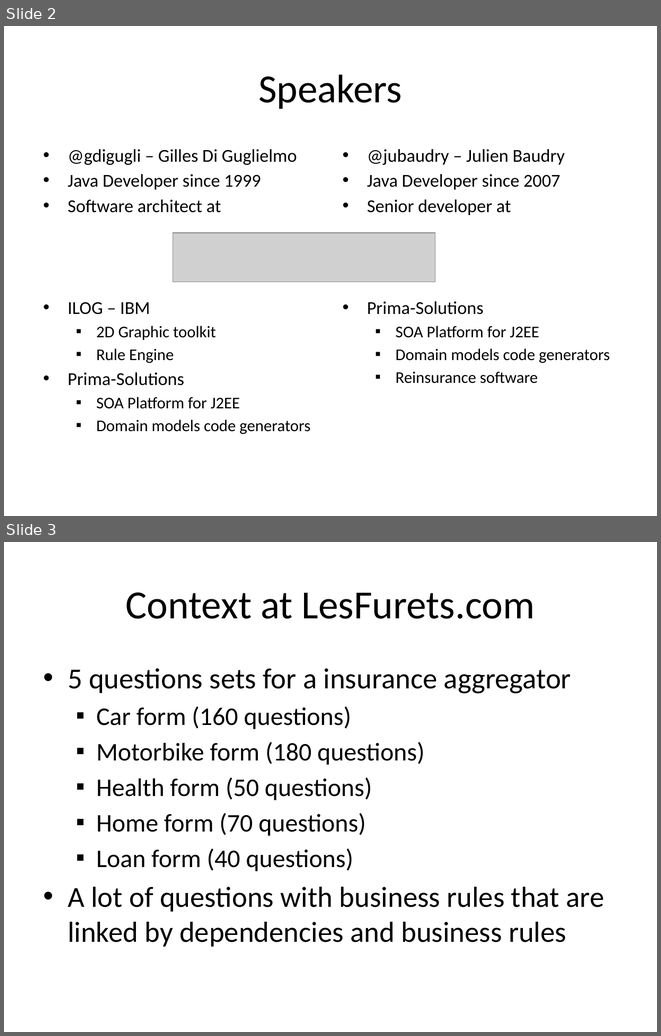
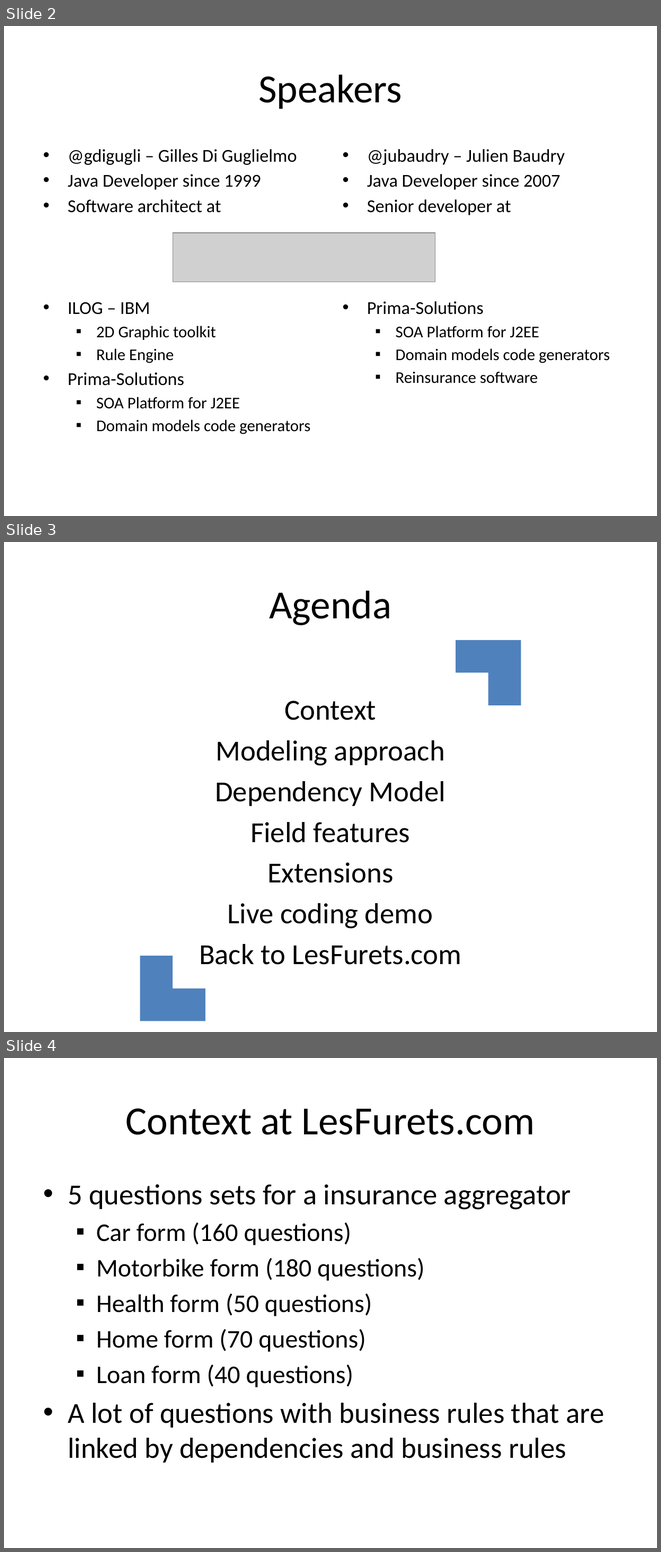
Before and after one commit to lesfurets/mdl4ui, a slide deck: mdl4ui-docs/mdl4ui_cg2013.pptx. Shown one above the other, each under a label of ours: slides 2 and 3 before the commit, slides 2, 3 and 4 after it. The pictures are 661x1036 and 661x1552 pixels, drawn with LibreOffice and Linux fonts; fonts in the diff are those of the drawing; grey boxes stand for pictures. Boxes give left, top, right and bottom in pixels: in the first picture for what was removed or moved away, otherwise in the second. Text is boxed around its words. In the diff, an @@ line names an element or a change of style, - is before the commit and + after.

```diff
--- a/mdl4ui-docs/mdl4ui_cg2013.pptx
+++ b/mdl4ui-docs/mdl4ui_cg2013.pptx
@@ slide 3 added at (4,542,657,1032), background #FFFFFF @@
@@ title added at (269,590,391,625), 44 pt, text #000000 @@
+Agenda
@@ corner added at (456,640,521,705), fill #4F81BD @@
@@ text added at (199,700,461,964), 32 pt, text #000000 @@
+Context
+Modeling approach
+Dependency Model
+Field features
+Extensions
+Live coding demo
+Back to LesFurets.com
@@ corner added at (140,955,205,1021), fill #4F81BD @@
@@ what was slide 3 is now slide 4 @@
```
Also in this commit, not shown: 2 slides changed, 4 other slides added, 4 slides removed.
